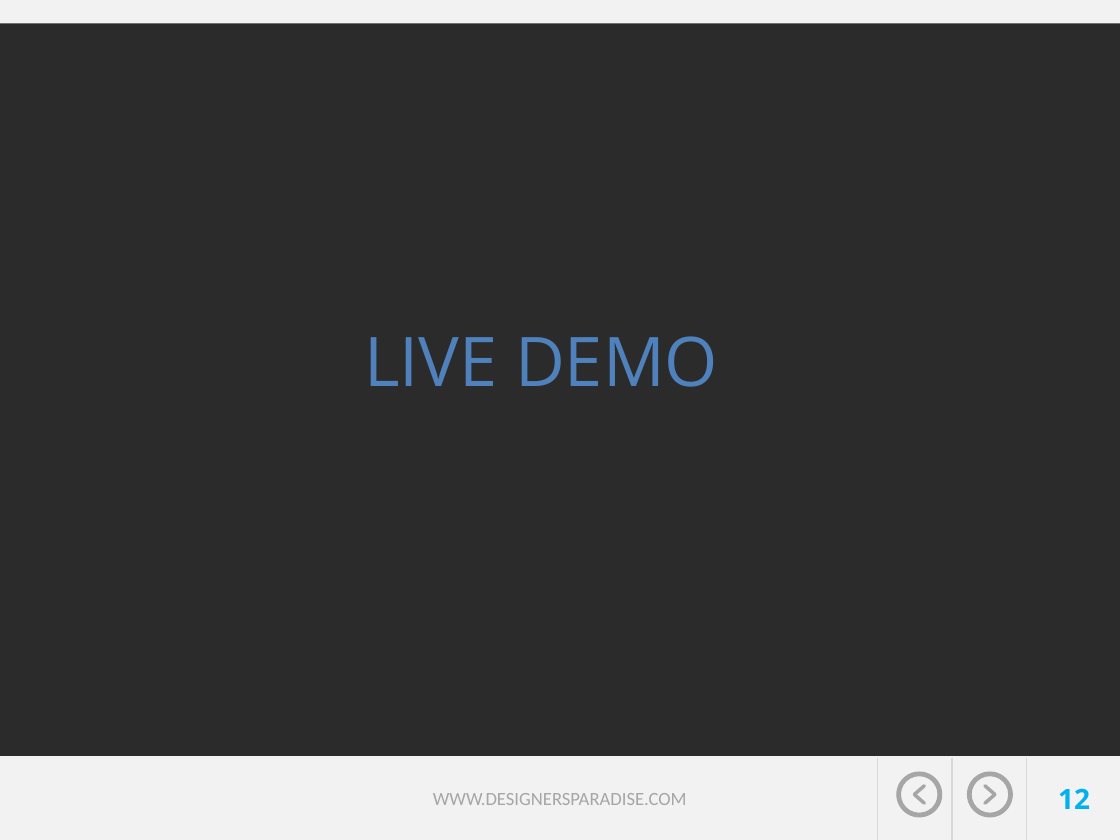
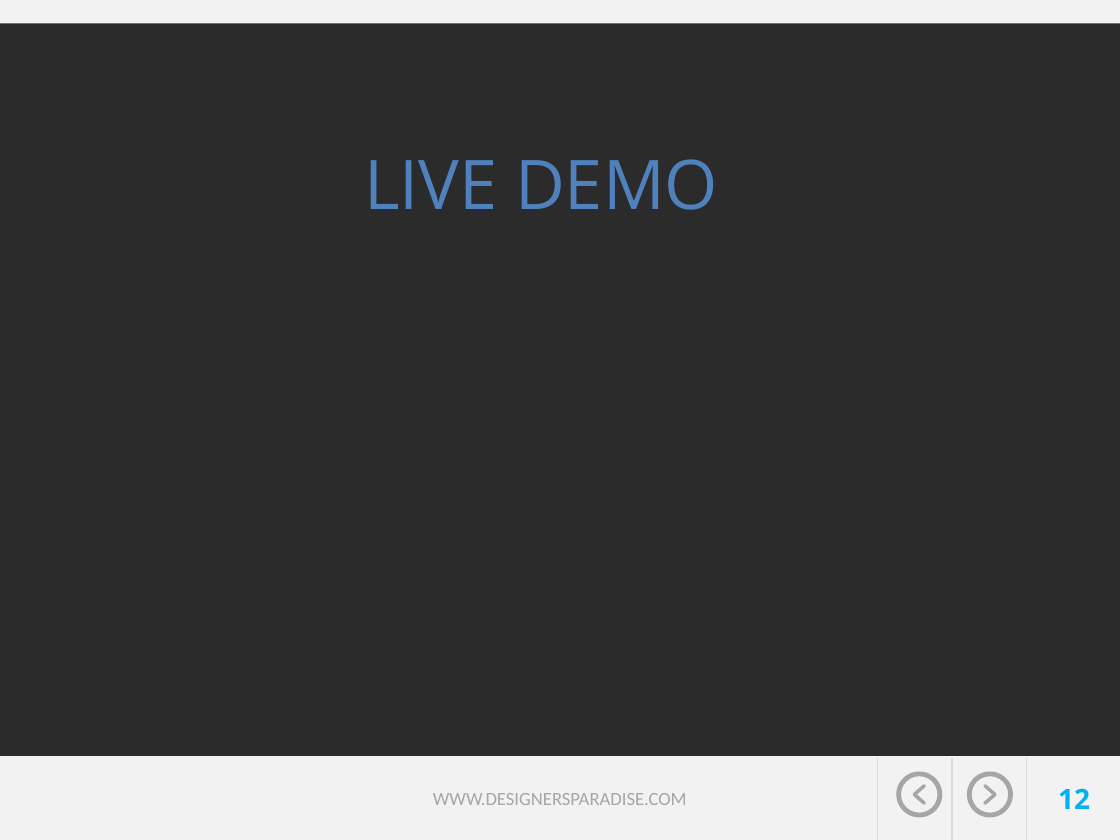
Before and after one commit to jvector-solutions/SAIT-OOSD-Team5, a slide deck: slide 12 of presentation/Travel expert presentation_Group5-John-Megha-Brian-Mahmood.pptx. Drawn at 1120x840 pixels with LibreOffice and Linux fonts; fonts in the diff are those of the drawing; background and template pictures are left out; a plain dark background stands for a picture behind light text. Boxes give left, top, right and bottom in pixels: in the first picture for what was removed or moved away, otherwise in the second. Text is boxed around its words. In the diff, an @@ line names an element or a change of style, - is before the commit and + after.

```diff
--- a/presentation/Travel expert presentation_Group5-John-Megha-Brian-Mahmood.pptx
+++ b/presentation/Travel expert presentation_Group5-John-Megha-Brian-Mahmood.pptx
@@ title "LIVE DEMO": place and size @@
-title "LIVE DEMO" at bbox=[364, 336, 718, 387]
+title "LIVE DEMO" at bbox=[364, 159, 718, 210]
```
Also in this commit, not shown: 7 other slides changed, 1 slide added, 1 other file.
